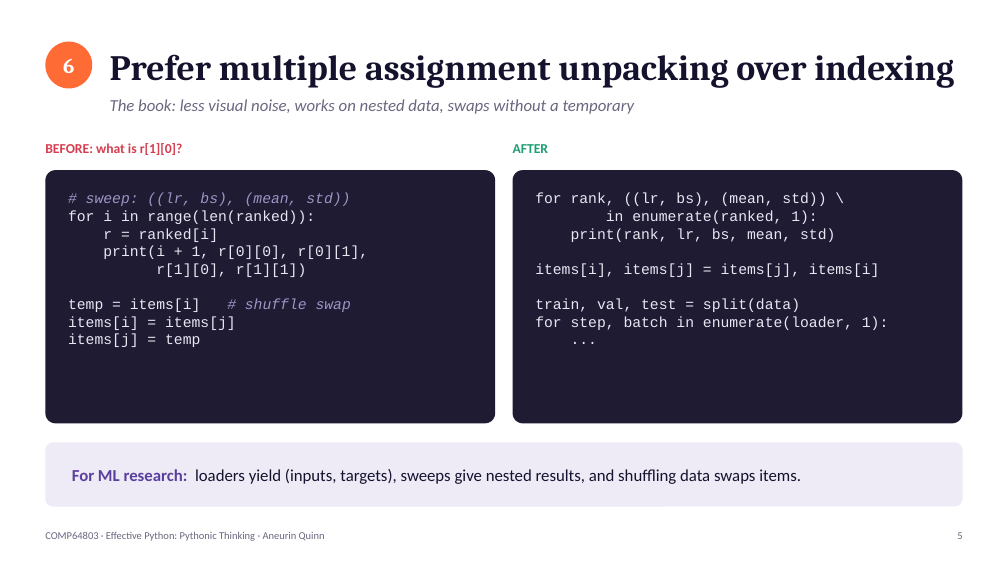
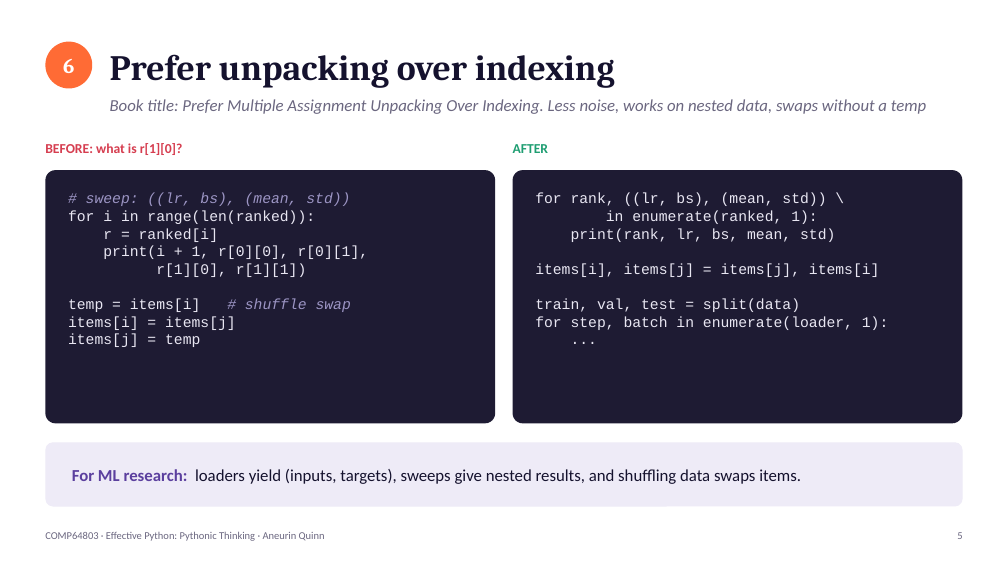
Before and after one commit to mingfeisun/COMP64803-Responsible-Reproducible-AI, a slide deck: slide 5 of cohort-2026/Aneurin_Quinn/Effective_Python/Pythonic_Thinking_AQ.pptx. Drawn at 1008x567 pixels with LibreOffice and Linux fonts; fonts in the diff are those of the drawing. Boxes give left, top, right and bottom in pixels: in the first picture for what was removed or moved away, otherwise in the second. Text is boxed around its words. In the diff, an @@ line names an element or a change of style, - is before the commit and + after.

```diff
--- a/cohort-2026/Aneurin_Quinn/Effective_Python/Pythonic_Thinking_AQ.pptx
+++ b/cohort-2026/Aneurin_Quinn/Effective_Python/Pythonic_Thinking_AQ.pptx
@@ text at (110, 54, 615, 88): text changed @@
-Prefer multiple assignment unpacking over indexing
+Prefer unpacking over indexing
@@ text at (110, 99, 926, 114): text changed @@
-The book: less visual noise, works on nested data, swaps without a temporary
+Book title: Prefer Multiple Assignment Unpacking Over Indexing. Less noise, works on nested data, swaps without a temp
```
Also in this commit, not shown: 1 other slide changed.
